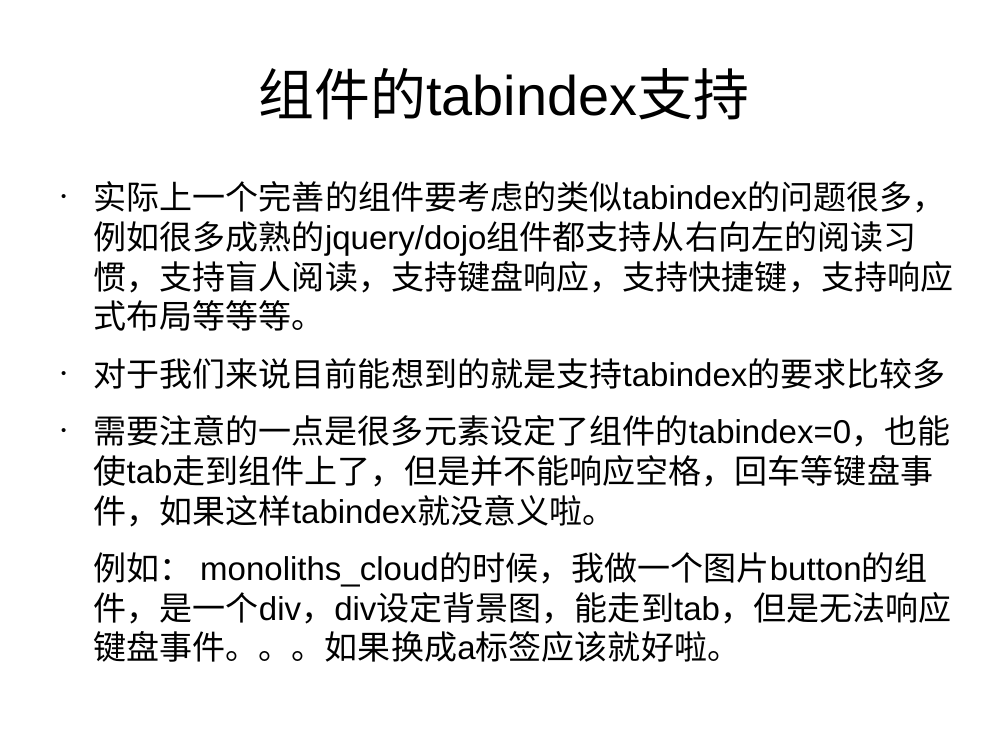
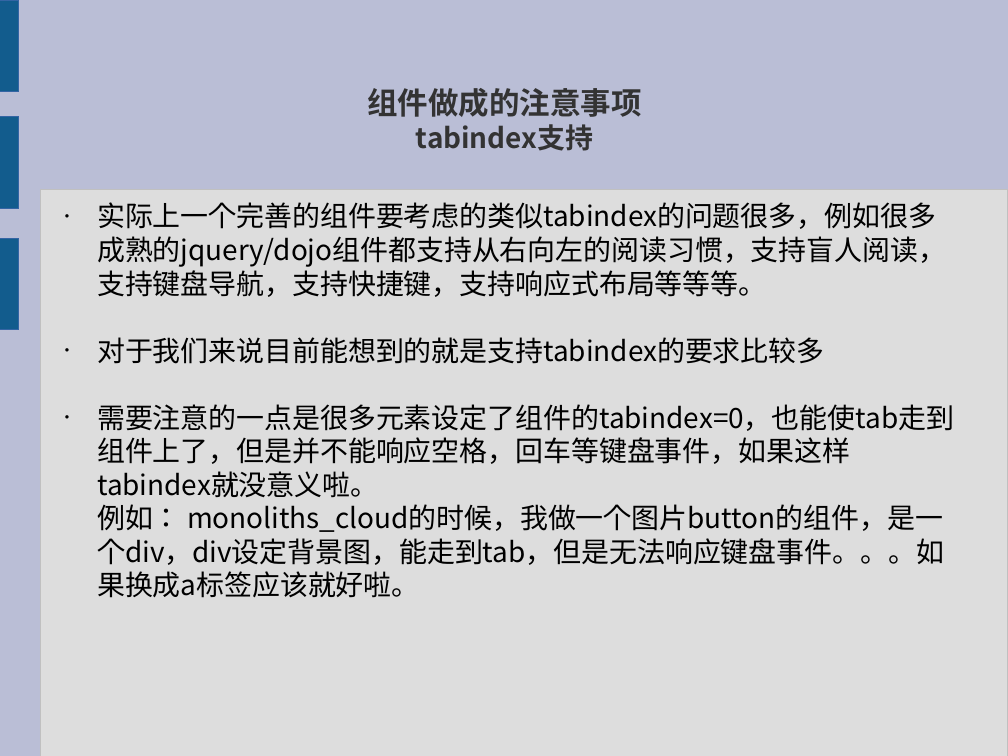
Before and after one commit to xiaoyuan521/jquery_plugin, a slide deck: slide 16 of jquery_plugin.odp. Drawn at 1008x756 pixels with LibreOffice and Linux fonts; fonts in the diff are those of the drawing. Boxes give left, top, right and bottom in pixels: in the first picture for what was removed or moved away, otherwise in the second. Text is boxed around its words. In the diff, an @@ line names an element or a change of style, - is before the commit and + after.

```diff
--- a/jquery_plugin.odp
+++ b/jquery_plugin.odp
@@ background #FFFFFF to #BABED6 @@
@@ rectangle added at (0,0,18,91), fill #125C8D, outline #3465A4 0 pt @@
@@ title at (367,88,641,151): text changed; size 44 to 22 pt; font Arial to Noto Sans CJK SC; text colour #000000 to #333333; bold on @@
-组件的tabindex支持
+组件做成的注意事项
+tabindex支持
@@ rectangle added at (0,117,18,209), fill #125C8D, outline #3465A4 0 pt @@
@@ rectangle added at (40,189,1008,756), fill #DDDDDD, outline #C0C0C0 0 pt @@
@@ text "实际上一个完善的组件要考虑的类似tabindex的问题很多，例如很多成熟的jquery/dojo组件都支持从右向左的阅读 ...": place and size @@
-text "实际上一个完善的组件要考虑的类似tabindex的问题很多，例如很多成熟的jquery/dojo组件都支持从右向左的阅读 ..." at (94,181,954,662)
+text "实际上一个完善的组件要考虑的类似tabindex的问题很多，例如很多成熟的jquery/dojo组件都支持从右向左的阅读 ..." at (97,202,954,598)
@@ text at (97,202,946,297): text changed; size 26 to 22 pt; font Arial to Noto Sans CJK SC @@
-• 实际上一个完善的组件要考虑的类似tabindex的问题很多，例如很多成熟的jquery/dojo组件都支持从右向左的阅读习惯，支持盲人阅读，支持键盘响应，支持快捷键，支持响应式布局等等等。
+• 实际上一个完善的组件要考虑的类似tabindex的问题很多，例如很多成熟的jquery/dojo组件都支持从右向左的阅读习惯，支持盲人阅读，支持键盘导航，支持快捷键，支持响应式布局等等等。
@@ rectangle added at (0,238,18,329), fill #125C8D, outline #3465A4 0 pt @@
@@ text at (97,337,954,598): size 26 to 22 pt, font Arial to Noto Sans CJK SC in "对于我们来说目前能想到的就是支持tabindex的要求比较多", "需要注意的一点是很多元素设定了组件的tabindex=0，也能使tab走到组件上了，但是并不能响应空格，回车等键盘事件， ...", "例如： monoliths_cloud的时候，我做一个图片button的组件，是一个div，div设定背景图，能走到ta ..."; less space between paragraphs @@
```
Also in this commit, not shown: 14 other slides changed, 4 slides added, 3 slides removed, 1 other file.
